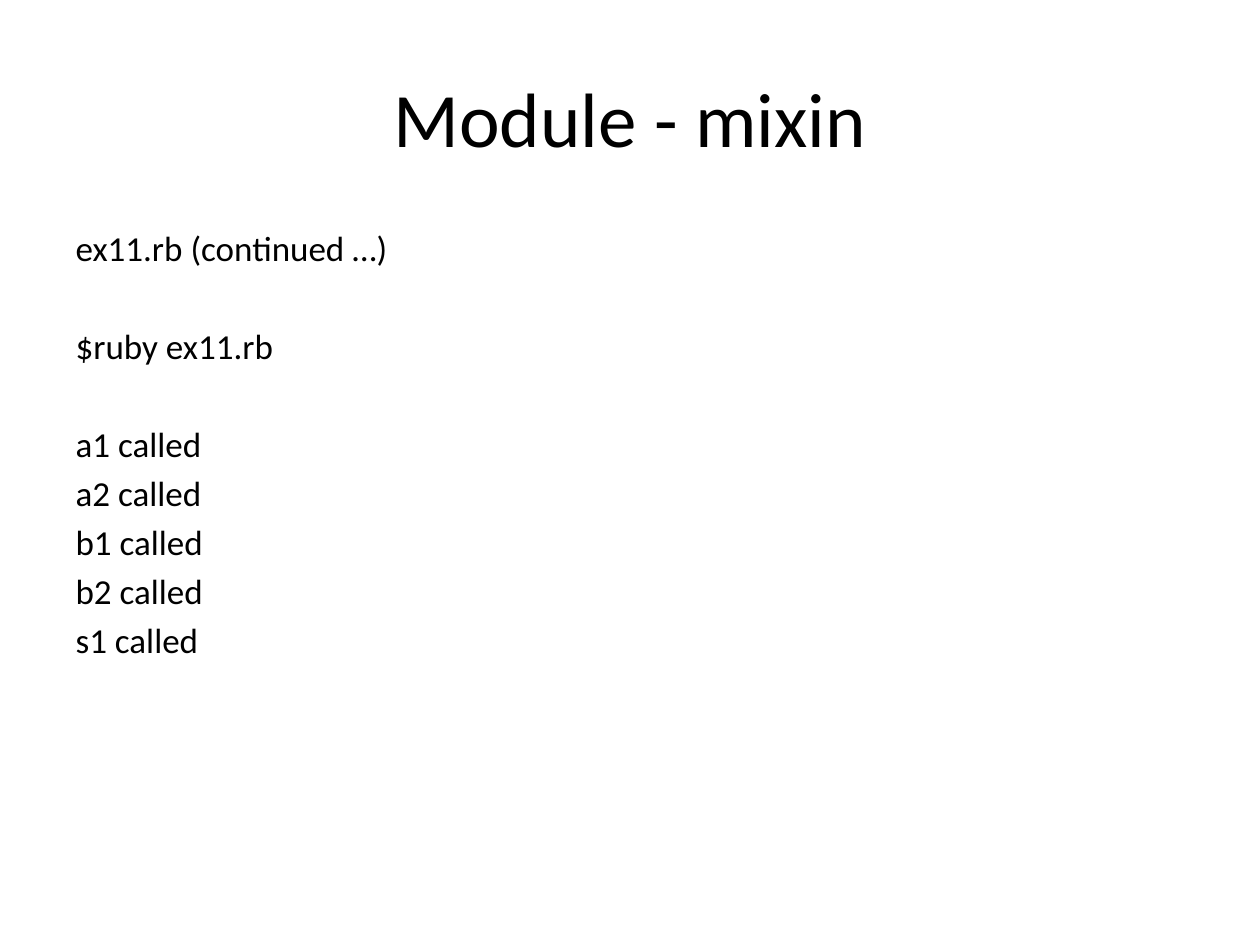
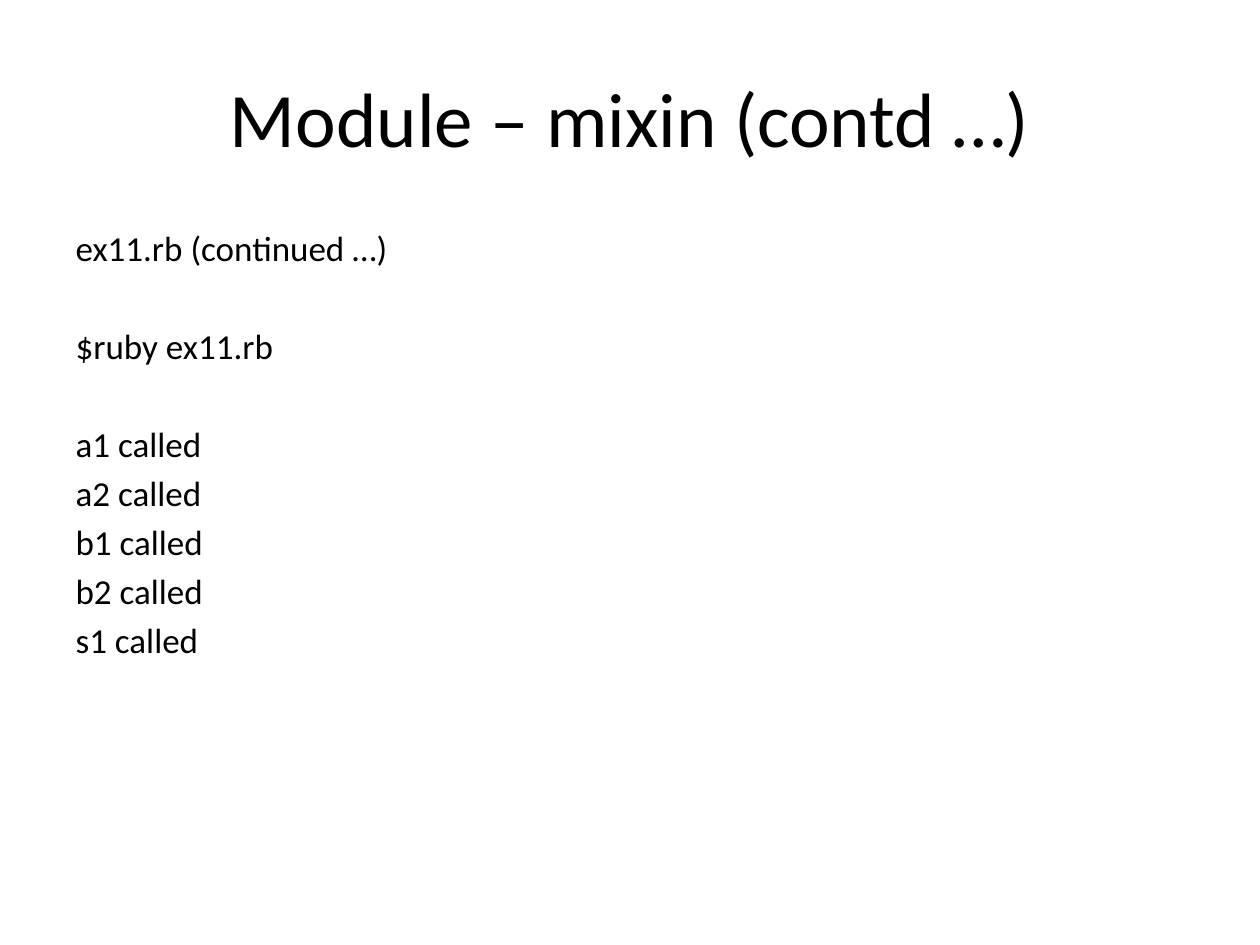
Before and after one commit to EmeraldCityProgrammingGroup/presentations-2014, a slide deck: slide 18 of RubyBasics.pptx. Drawn at 1260x945 pixels with LibreOffice and Linux fonts; fonts in the diff are those of the drawing. Boxes give left, top, right and bottom in pixels: in the first picture for what was removed or moved away, otherwise in the second. Text is boxed around its words. In the diff, an @@ line names an element or a change of style, - is before the commit and + after.

```diff
--- a/RubyBasics.pptx
+++ b/RubyBasics.pptx
@@ title at (230, 91, 935, 158): text changed @@
-Module - mixin
+Module – mixin (contd …)
```
Also in this commit, not shown: 14 other slides changed, 2 slides added.
